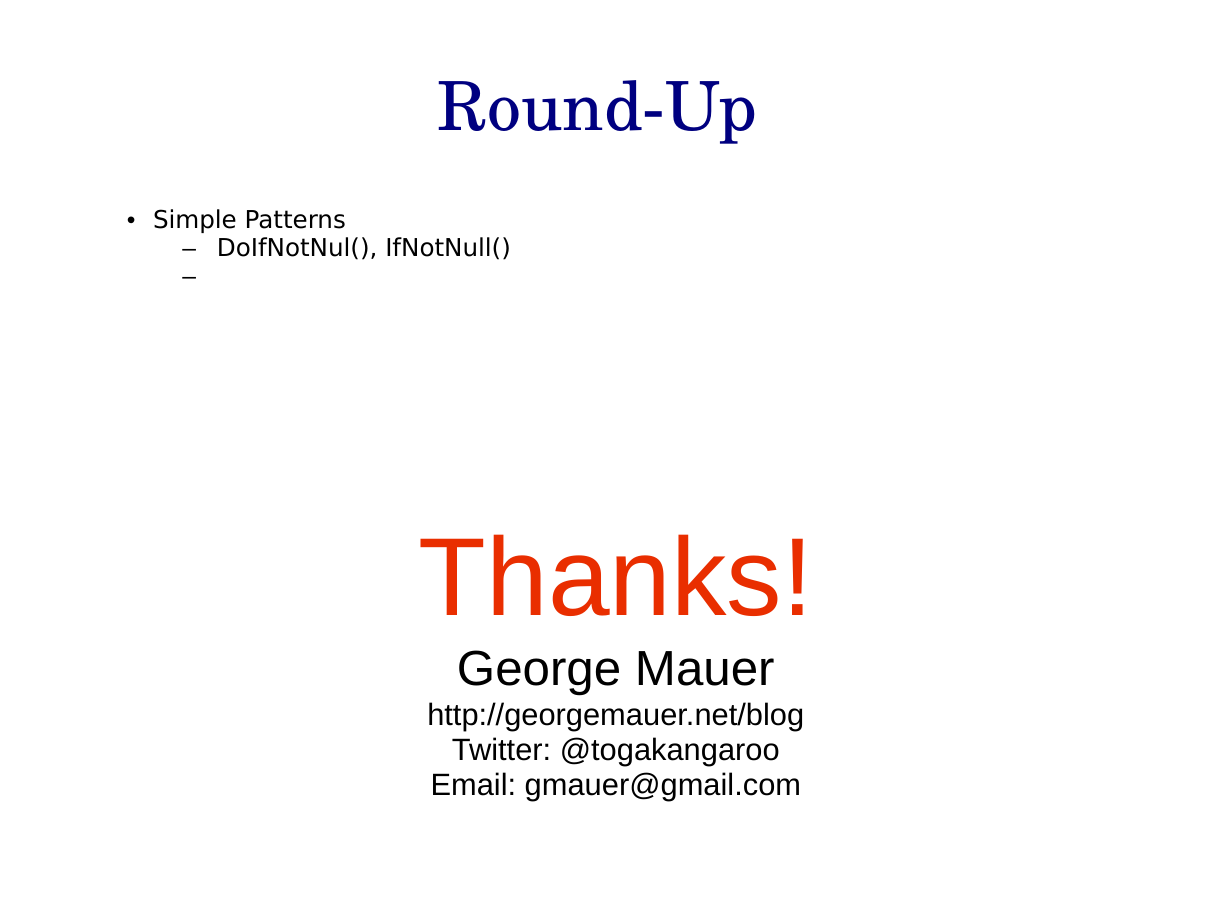
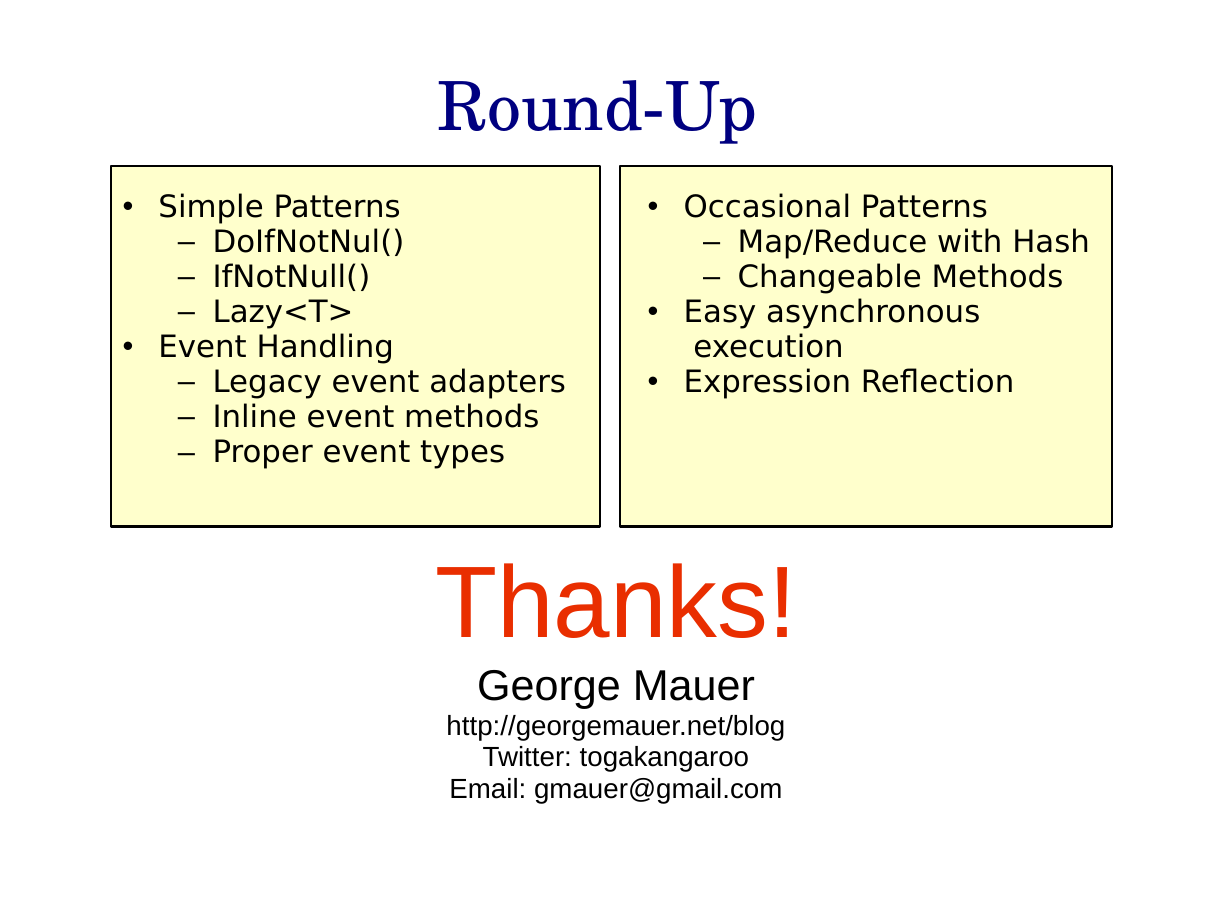
Before and after one commit to hamalawy/gim-projects, a slide deck: slide 14 of presentations/CantDanceTheLambda/docs/Can_t_Dance_the_Lambda.odp. Drawn at 1232x924 pixels with LibreOffice and Linux fonts; fonts in the diff are those of the drawing; background and template pictures are left out. Boxes give left, top, right and bottom in pixels: in the first picture for what was removed or moved away, otherwise in the second. Text is boxed around its words. In the diff, an @@ line names an element or a change of style, - is before the commit and + after.

```diff
--- a/presentations/CantDanceTheLambda/docs/Can_t_Dance_the_Lambda.odp
+++ b/presentations/CantDanceTheLambda/docs/Can_t_Dance_the_Lambda.odp
@@ rectangle added at (111, 166, 600, 527), fill #FFFFCC, outline #000000 1.45 pt @@
@@ rectangle added at (620, 166, 1112, 527), fill #FFFFCC, outline #000000 1.45 pt @@
@@ text removed at (153, 209, 511, 260) @@
-• Simple Patterns
-  – DoIfNotNul(), IfNotNull()
@@ text added at (158, 193, 566, 469), 20 pt, text #000000 @@
+• Simple Patterns
+  – DoIfNotNul()
+  – IfNotNull()
+  – Lazy<T>
+• Event Handling
+  – Legacy event adapters
+  – Inline event methods
+  – Proper event types
@@ text added at (684, 193, 1090, 399), 20 pt, text #000000 @@
+• Occasional Patterns
+  – Map/Reduce with Hash
+  – Changeable Methods
+• Easy asynchronous execution
+• Expression Reflection
@@ text "Thanks!": place and size @@
-text "Thanks!" at (419, 534, 813, 801)
+text "Thanks!" at (435, 563, 796, 803)
@@ text at (435, 563, 796, 803): size 72 to 66 pt in "Thanks!"; size 32 to 28 pt in "George Mauer"; size 20 to 18 pt in "http://georgemauer.net/blog", "Email: gmauer@gmail.com" @@
@@ text at (483, 746, 750, 772): text changed; size 20 to 18 pt @@
-Twitter: @togakangaroo
+Twitter: togakangaroo
```
